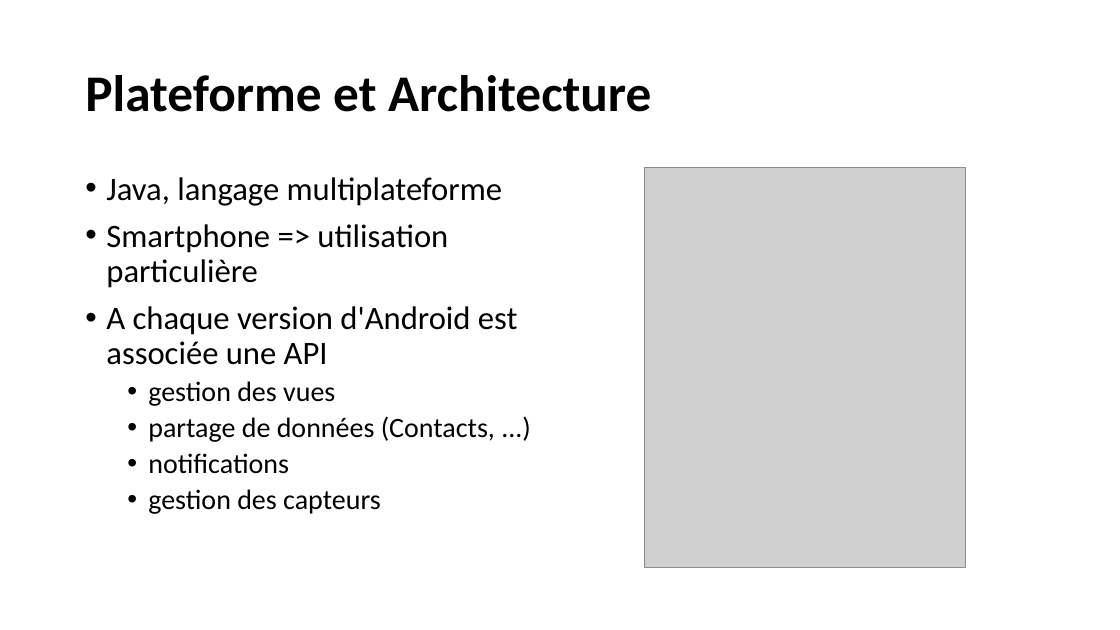
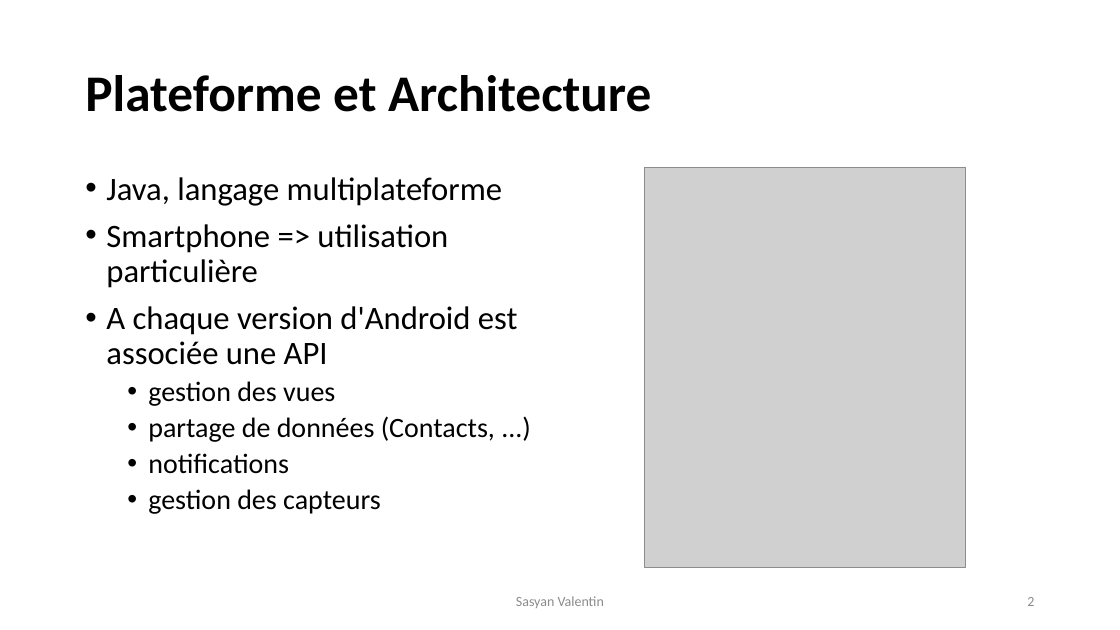
Before and after one commit to VSasyan/Android, a slide deck: slide 2 of 1_les_bases_theoriques_d_android/Les bases (théoriques) d'Android.pptx. Drawn at 1120x630 pixels with LibreOffice and Linux fonts; fonts in the diff are those of the drawing; grey boxes stand for pictures. Boxes give left, top, right and bottom in pixels: in the first picture for what was removed or moved away, otherwise in the second. Text is boxed around its words. In the diff, an @@ line names an element or a change of style, - is before the commit and + after.

```diff
--- a/1_les_bases_theoriques_d_android/Les bases (théoriques) d'Android.pptx
+++ b/1_les_bases_theoriques_d_android/Les bases (théoriques) d'Android.pptx
@@ text added at bbox=[516, 596, 604, 608], 12 pt, text #8C8C8C @@
+Sasyan Valentin
@@ page number added at bbox=[1027, 597, 1034, 606], 12 pt, text #8C8C8C @@
+2
```
Also in this commit, not shown: 6 other slides changed, 2 other files.
